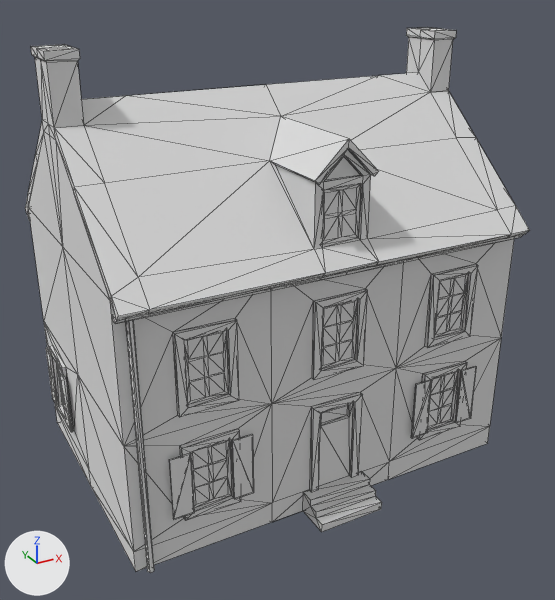
An edit to the glTF model models/ultimate-pack/low-poly-10/m/buildings-building-house-middle.glb, drawn before and after from the same camera.
The view is the same before and after, from a 50 mm lens placed at (-8.03, -15.16, 11.33), pointed at (0.04, -0.48, 3.99). Every picture has the same lights, and +X, +Y and +Z are marked at lower left. The older version comes first. Mesh edges are drawn as thin lines. Where no turn or scale is listed for an object, it has been applied to the vertices.

Names of what the first picture shows: 'building-house-middle'.
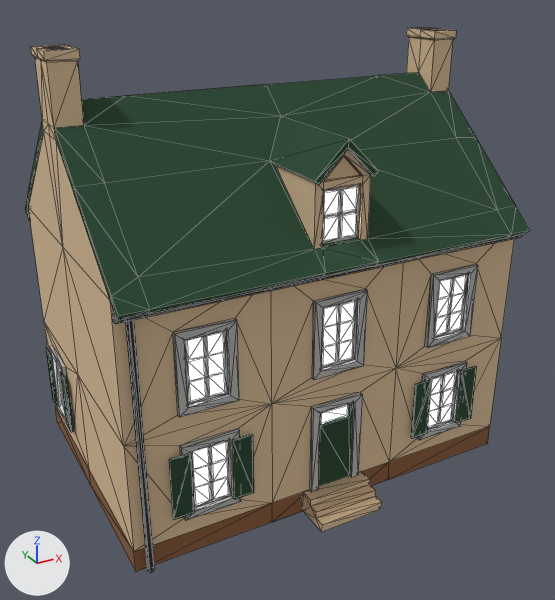
What differs and where, as boxes (x1, y1, x2, y2) in the pictures (555 x 600 px):
'building-house-middle', recoloured, surface changed (darker)
    both: (25, 27, 529, 573)

Patch to the scene script:
```diff
--- a/models/ultimate-pack/low-poly-10/m/buildings-building-house-middle.glb.py
+++ b/models/ultimate-pack/low-poly-10/m/buildings-building-house-middle.glb.py
@@ mat_15_brown_white @@
 mat_15_brown_white = principled_material('15 BROWN-WHITE')
-mat_15_brown_white.base_color = (0.8, 0.8, 0.8)  # white #e7e7e7
+mat_15_brown_white.base_color = (0.716, 0.521, 0.323)  # beige #dcbf9a
 mat_15_brown_white.metallic = 0.4
@@ mat_64_glass @@
 mat_64_glass = principled_material('64 GLASS')
-mat_64_glass.base_color = (0.8, 0.8, 0.8)  # white #e7e7e7
+mat_64_glass.base_color = (0.0482, 0.076, 0.0895)  # dark cyan #3e4e54
 mat_64_glass.metallic = 0.4
 mat_64_glass.roughness = 1.0
+mat_64_glass.emission_strength = 4.954
@@ mat_17_grey_darkest @@
 mat_17_grey_darkest = principled_material('17 GREY-DARKEST')
-mat_17_grey_darkest.base_color = (0.8, 0.8, 0.8)  # white #e7e7e7
+mat_17_grey_darkest.base_color = (0.0222, 0.0222, 0.0222)  # black #292929
 mat_17_grey_darkest.metallic = 0.4
@@ mat_34_green_dark @@
 mat_34_green_dark = principled_material('34 GREEN-DARK')
-mat_34_green_dark.base_color = (0.8, 0.8, 0.8)  # white #e7e7e7
+mat_34_green_dark.base_color = (0.0176, 0.0612, 0.0273)  # dark green #24462e
 mat_34_green_dark.metallic = 0.4
@@ mat_14_brown_lightest @@
 mat_14_brown_lightest = principled_material('14 BROWN-LIGHTEST')
-mat_14_brown_lightest.base_color = (0.8, 0.8, 0.8)  # white #e7e7e7
+mat_14_brown_lightest.base_color = (0.716, 0.521, 0.323)  # beige #dcbf9a
 mat_14_brown_lightest.metallic = 0.4
@@ mat_11_brown_medium @@
 mat_11_brown_medium = principled_material('11 BROWN-MEDIUM')
-mat_11_brown_medium.base_color = (0.8, 0.8, 0.8)  # white #e7e7e7
+mat_11_brown_medium.base_color = (0.246, 0.105, 0.0409)  # brown #885b39
 mat_11_brown_medium.metallic = 0.4
```
